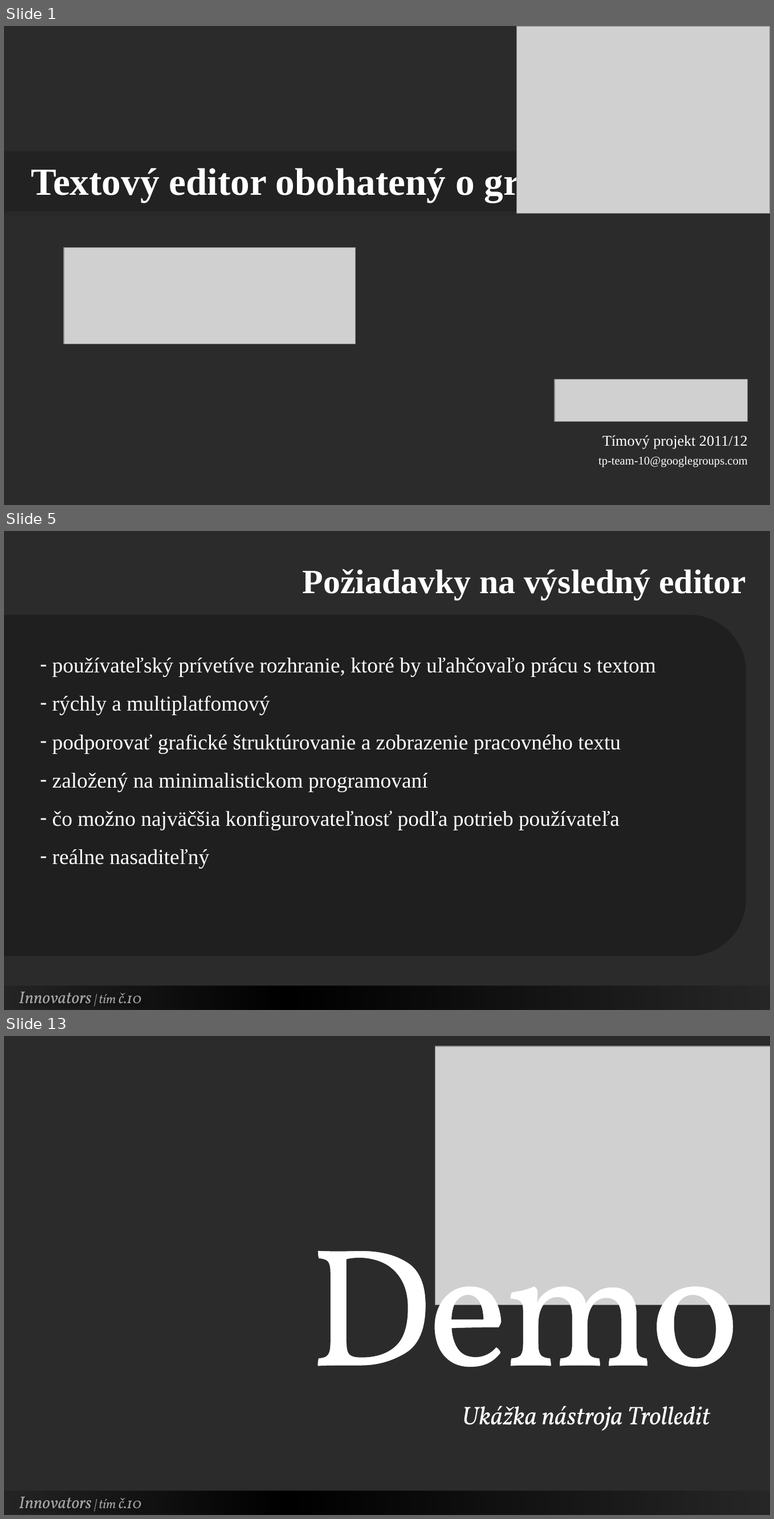
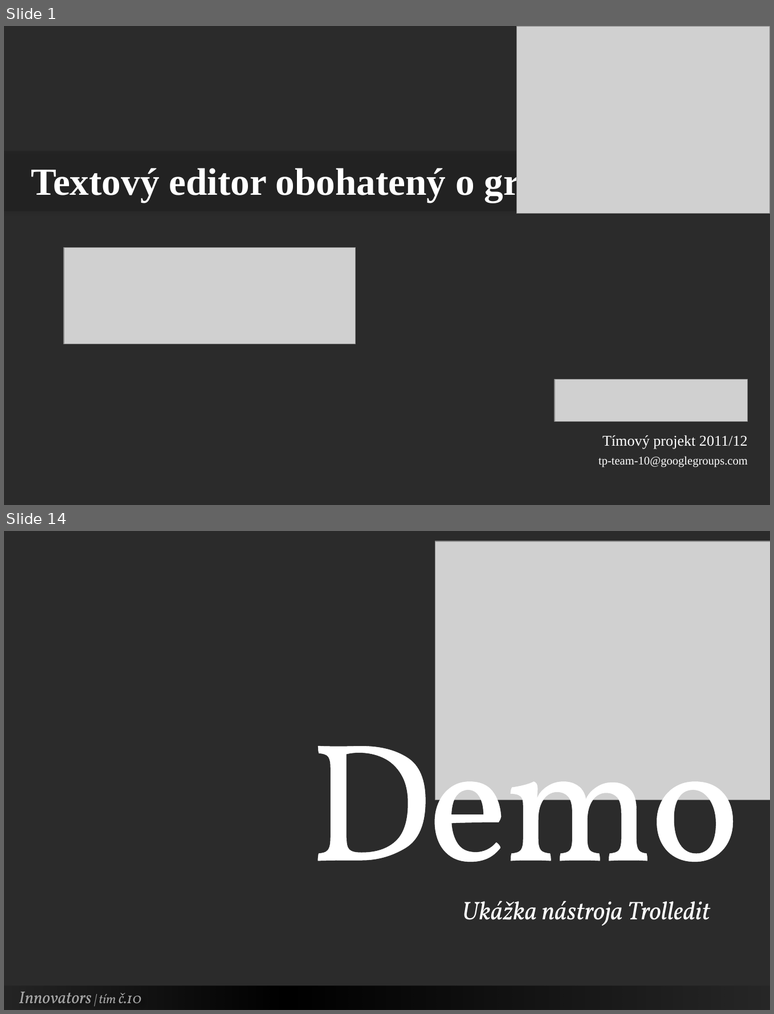
Before and after one commit to Innovators-Team10/Documentation, a slide deck: Dokumentacie/Ostatne/Innovators.pptx. Shown one above the other, each under a label of ours: slides 1, 5 and 13 before the commit, slides 1 and 14 after it; the slides between them are not shown. The pictures are 774x1519 and 774x1014 pixels, drawn with LibreOffice and Linux fonts; fonts in the diff are those of the drawing; grey boxes stand for pictures; background and template pictures are left out; a plain dark background stands for a picture behind light text. Boxes give left, top, right and bottom in pixels: in the first picture for what was removed or moved away, otherwise in the second. Text is boxed around its words. In the diff, an @@ line names an element or a change of style, - is before the commit and + after.

```diff
--- a/Dokumentacie/Ostatne/Innovators.pptx
+++ b/Dokumentacie/Ostatne/Innovators.pptx
@@ slide 5 removed at (x1=4, y1=531, x2=770, y2=1010), background picture (left out) @@
@@ text removed at (x1=303, y1=569, x2=746, y2=599) @@
-Požiadavky na výsledný editor
@@ round same rect removed at (x1=4, y1=615, x2=746, y2=956) @@
@@ text removed at (x1=52, y1=658, x2=656, y2=868) @@
-– používateľský prívetíve rozhranie, ktoré by uľahčovaľo prácu s textom
-– rýchly a multiplatfomový
-– podporovať grafické štruktúrovanie a zobrazenie pracovného textu
-– založený na minimalistickom programovaní
-– čo možno najväčšia konfigurovateľnosť podľa potrieb používateľa
-– reálne nasaditeľný
@@ rectangle removed at (x1=4, y1=986, x2=770, y2=1010) @@
@@ text removed at (x1=19, y1=992, x2=141, y2=1003) @@
-Innovators | tím č.10
@@ what was slide 13 is now slide 14 @@
```
Also in this commit, not shown: 10 slides changed, 2 slides added.
